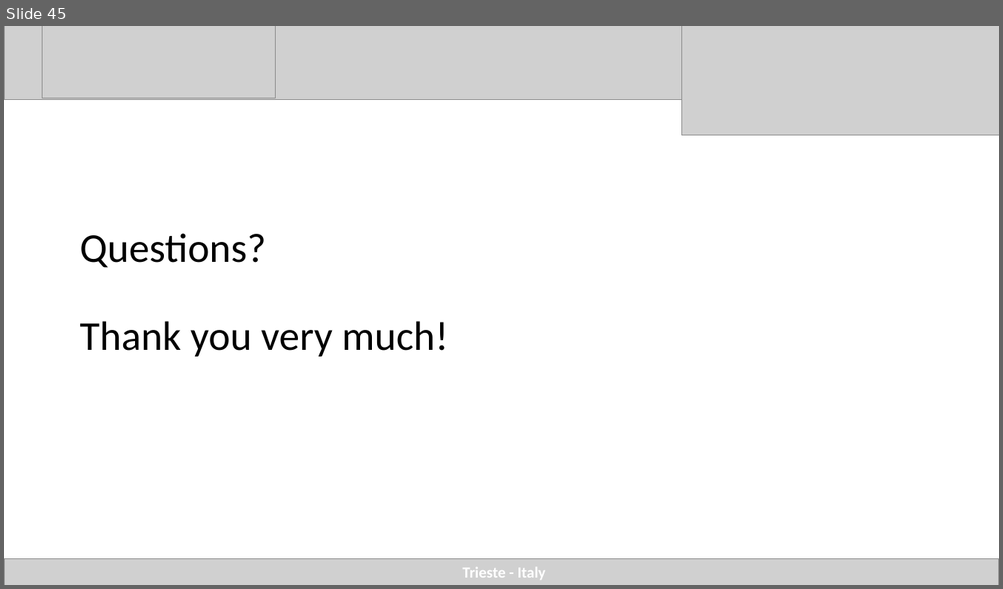
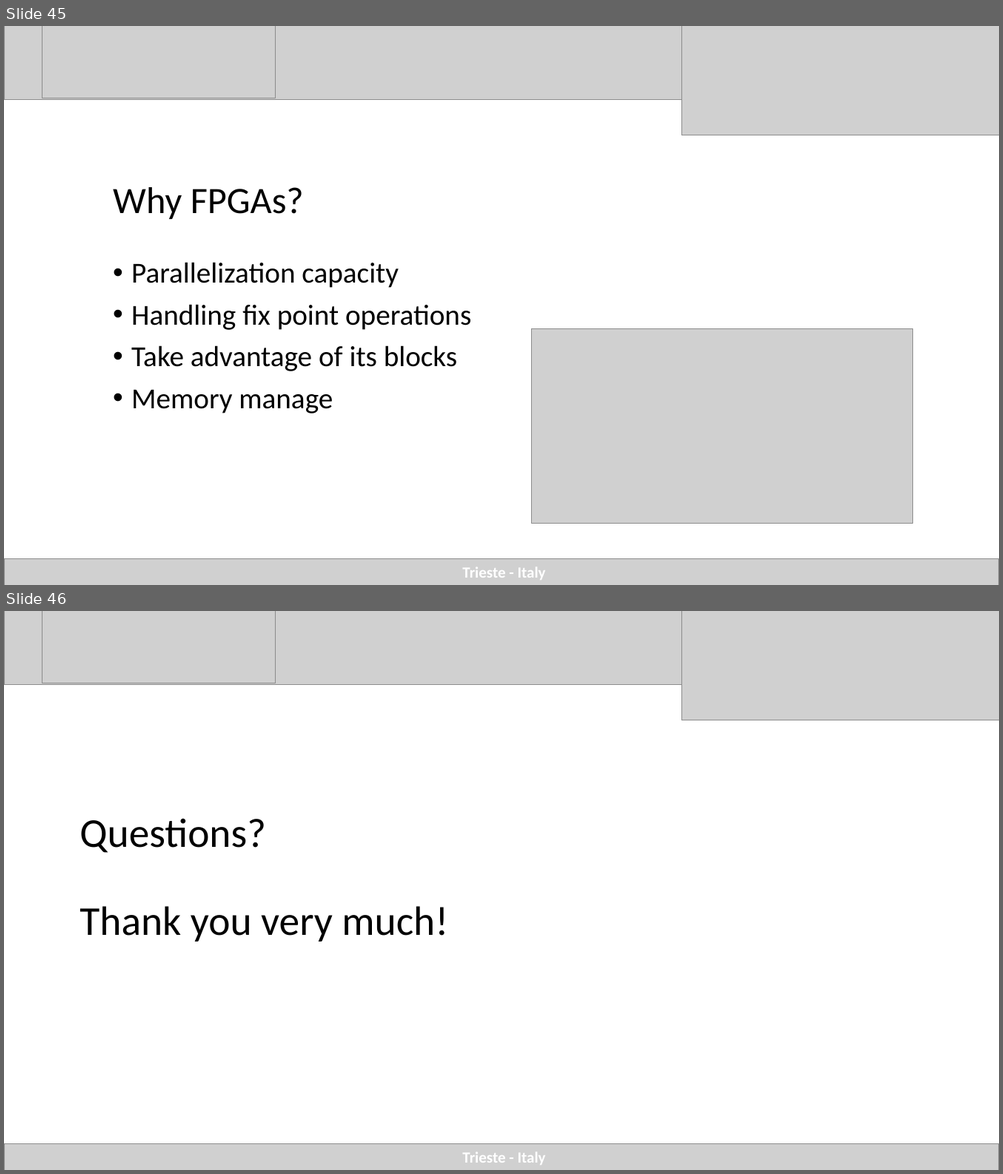
Before and after one commit to agustinsilva447/FPGA, a slide deck: presentacion/presentacion_final/quantum ictp.pptx. Shown one above the other, each under a label of ours: slide 45 before the commit, slides 45 and 46 after it. The pictures are 1003x589 and 1003x1174 pixels, drawn with LibreOffice and Linux fonts; fonts in the diff are those of the drawing; grey boxes stand for pictures. Boxes give left, top, right and bottom in pixels: in the first picture for what was removed or moved away, otherwise in the second. Text is boxed around its words. In the diff, an @@ line names an element or a change of style, - is before the commit and + after.

```diff
--- a/presentacion/presentacion_final/quantum ictp.pptx
+++ b/presentacion/presentacion_final/quantum ictp.pptx
@@ slide 45 added at (4,26,999,585), background #FFFFFF @@
@@ picture added at (4,26,999,99) @@
@@ picture added at (42,26,275,99) @@
@@ picture added at (681,26,999,136) @@
@@ title added at (113,187,304,219), 36 pt, text #000000 @@
+Why FPGAs?
@@ text added at (131,262,471,414), 28 pt, text #000000 @@
+• Parallelization capacity
+• Handling fix point operations
+• Take advantage of its blocks
+• Memory manage
@@ picture added at (532,329,913,523) @@
@@ picture added at (4,560,999,585) @@
@@ text added at (462,568,546,580), 15 pt, text #FFFFFF, bold @@
+Trieste - Italy
@@ what was slide 45 is now slide 46 @@
```
Also in this commit, not shown: 1 slide changed, 3 other files.
